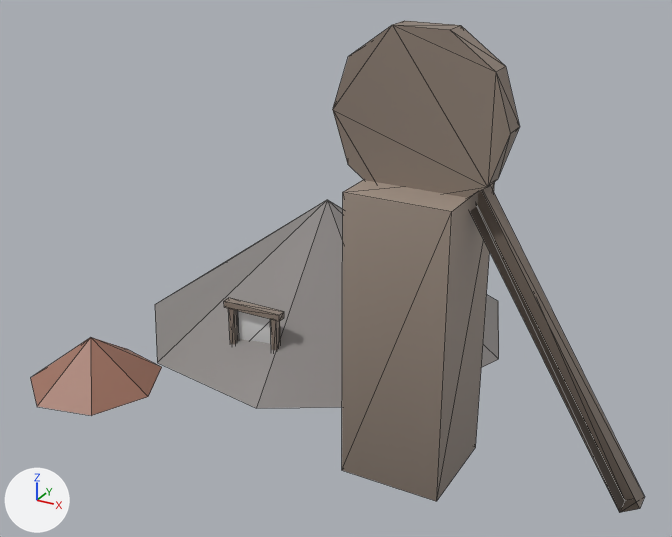
Before and after pictures for a commit that changed the glTF model game/assets/models/outbuildings/mine_1.glb.
One viewpoint serves both versions: a 50 mm lens placed at (30.4, -49.0, 32.9), pointed at (1.9, 2.9, 6.9). Lighting does not change. The marker at lower left points along +X, +Y and +Z. The picture after the commit comes second. Mesh edges are drawn as thin lines. Vertices at exactly the same position are counted once.

In view in the first picture: 'mine_1'.
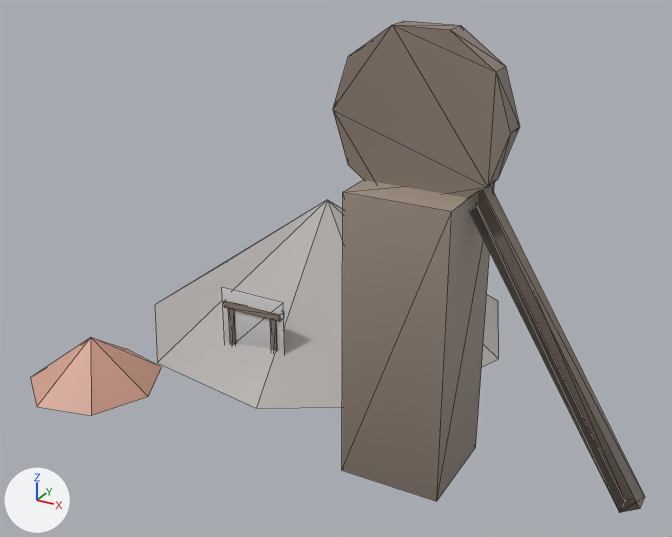
Where the change shows, as pixel boxes (x1, y1, x2, y2) in the pictures (672 x 537 px; the box of a moved part takes in the faces that stretch with it):
part 1 of me_mine_1, moved or reshaped: before (237, 311, 271, 343); after (222, 288, 284, 354)
part 2 of me_mine_1, recoloured (grey to light grey): (155, 200, 499, 408) in both
part 3 of me_mine_1, recoloured (brown to beige): (31, 337, 162, 416) in both

Edits to the bpy script that builds the scene:
```text
Change me_mine_1:
    where me_mine_1.from_pydata(...)  # 82 vertices, 104 faces; spans x -16.8..25.0, y -11.6..24.8, z -1.5..25.1
    used by ob_mine_1; location = (0.0, 0.0, 0.0)
    me_mine_1 part 1
    me_mine_1.vertices[78].co: (-4.6, 0.0, 0.0) -> (-5.6, -0.3, 0.0)
    me_mine_1.vertices[79].co: (-1.4, 0.0, 0.0) -> (-0.4, -0.3, 0.0)
    me_mine_1.vertices[80].co: (-1.4, 0.0, 3.7) -> (-0.4, -0.3, 5.1)  # not seen -> pixel (283, 302)
    me_mine_1.vertices[81].co: (-4.6, 0.0, 3.7) -> (-5.6, -0.3, 5.1)  # not seen -> pixel (221, 287)
    me_mine_1 part 2: 9 faces centred in x -12.2..5.6, y 1.4..19.4, z 2.1 are repainted in the vertex colours; the middle colour goes from grey #95908e to light grey #c4bfbc
    me_mine_1 part 3: 7 faces centred in x -14.8..-9.5, y -9.8..-4.2, z 0.3 are repainted in the vertex colours; the middle colour goes from brown #b07e6b to beige #e8af9a
```
